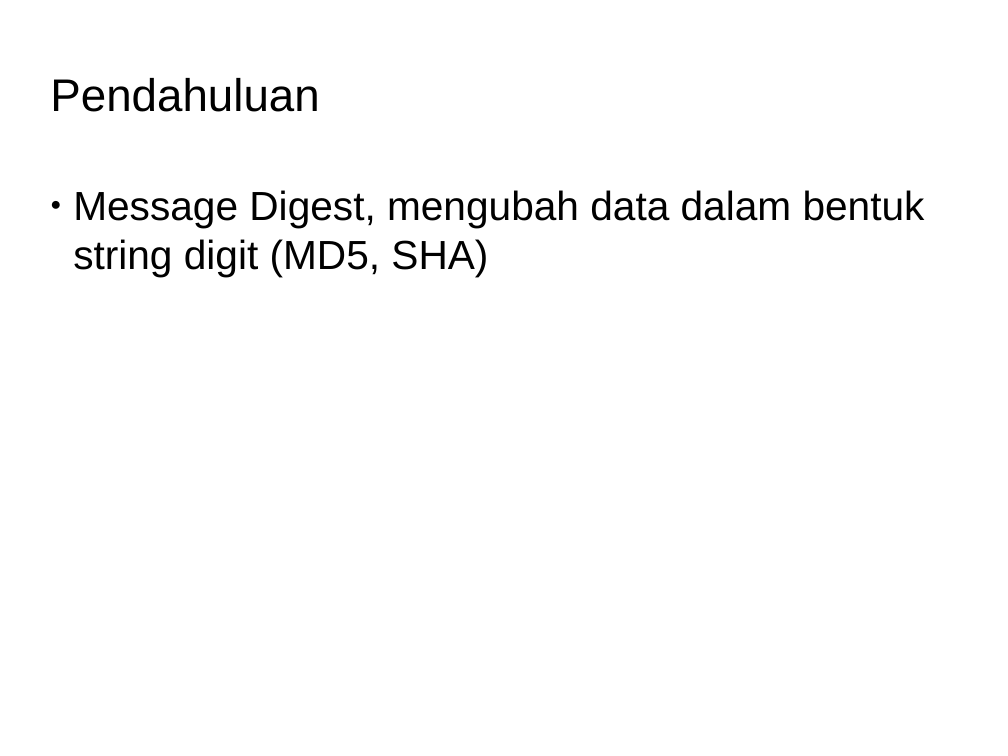
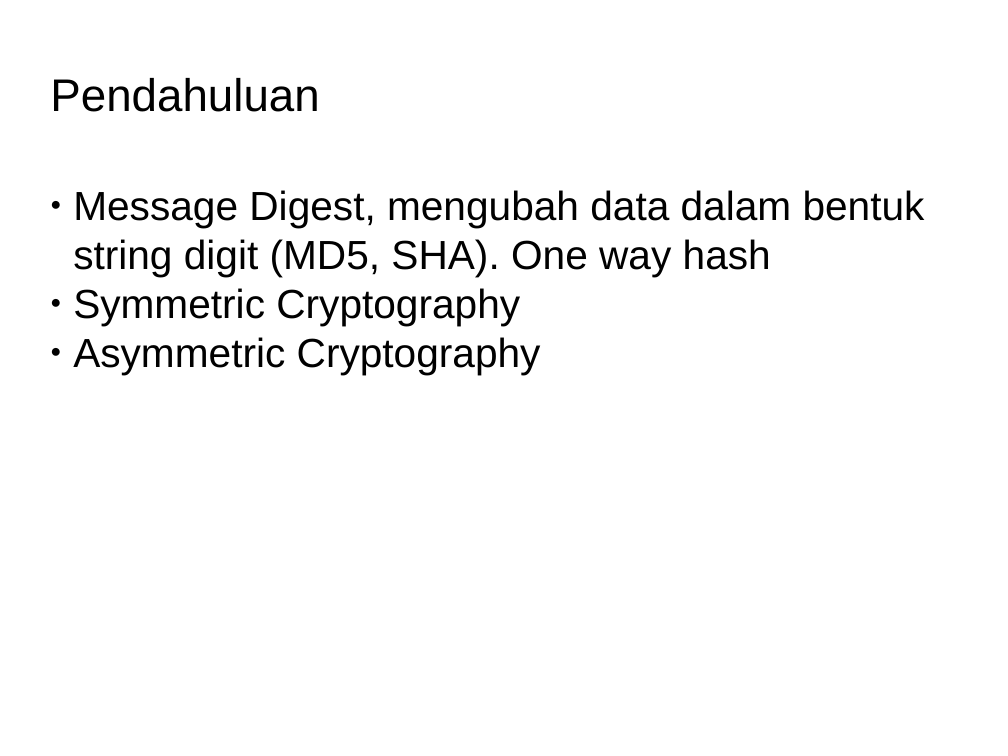
Before and after one commit to Dickyfathur7/pemrograman-komputer-2, a slide deck: slide 2 of 10-cryptography-BELUM-SELESAI/slide-crypto.odp. Drawn at 1008x756 pixels with LibreOffice and Linux fonts; fonts in the diff are those of the drawing; background and template pictures are left out. Boxes give left, top, right and bottom in pixels: in the first picture for what was removed or moved away, otherwise in the second. Text is boxed around its words. In the diff, an @@ line names an element or a change of style, - is before the commit and + after.

Commit message:
melengkapi contoh crypto

```diff
--- a/10-cryptography-BELUM-SELESAI/slide-crypto.odp
+++ b/10-cryptography-BELUM-SELESAI/slide-crypto.odp
@@ subtitle at [73,190,925,374]: text changed @@
-● Message Digest, mengubah data dalam bentuk string digit (MD5, SHA)
+● Message Digest, mengubah data dalam bentuk string digit (MD5, SHA). One way hash
+● Symmetric Cryptography
+● Asymmetric Cryptography
```
Also in this commit, not shown: 1 other slide changed, 1 slide added, 19 other files.
